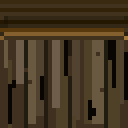
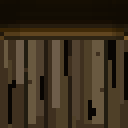
Comparing the layer stacks of the two 128×128 images. Changes:
painted on "Background" over (0, 0, 128, 40)
